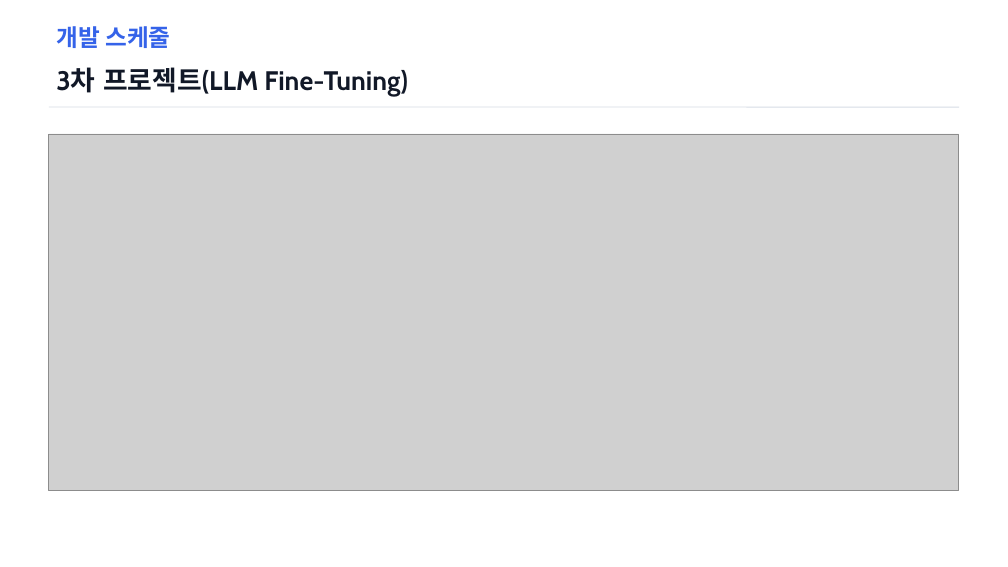
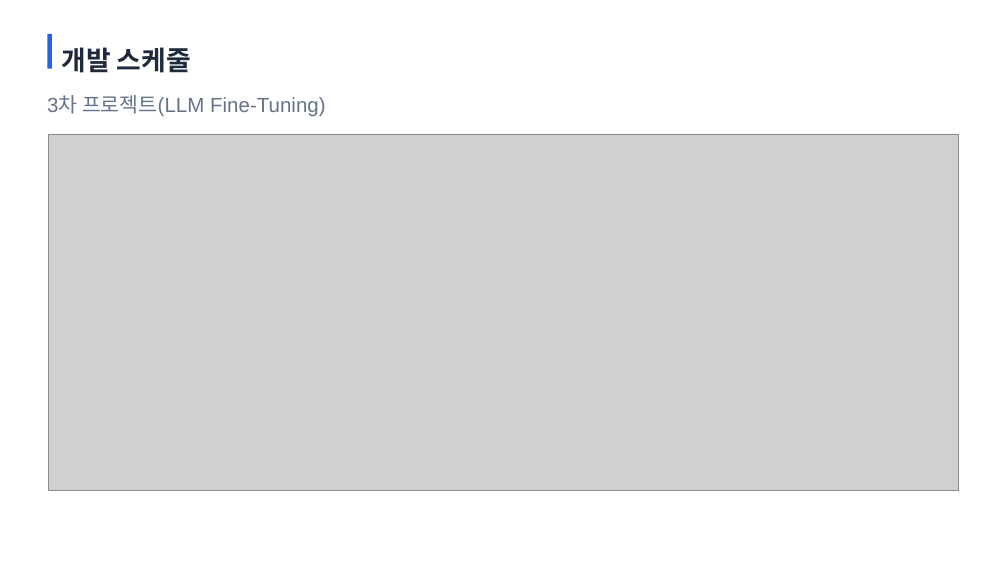
Before and after one commit to ahnjh97/JeongHyunAhn-AI-Project, a slide deck: slide 13 of 1. 프로젝트 수행 결과서.pptx. Drawn at 1008x567 pixels with LibreOffice and Linux fonts; fonts in the diff are those of the drawing; grey boxes stand for pictures; background and template pictures are left out. Boxes give left, top, right and bottom in pixels: in the first picture for what was removed or moved away, otherwise in the second. Text is boxed around its words. In the diff, an @@ line names an element or a change of style, - is before the commit and + after.

```diff
--- a/1. 프로젝트 수행 결과서.pptx
+++ b/1. 프로젝트 수행 결과서.pptx
@@ rectangle added at bbox=[47, 34, 51, 69], fill #2563EB @@
@@ text "개발 스케줄": place and size @@
-text "개발 스케줄" at bbox=[56, 26, 170, 48]
+text "개발 스케줄" at bbox=[61, 47, 191, 73]
@@ text "개발 스케줄" at bbox=[61, 47, 191, 73]: size 22.5 to 25.5 pt, font Cabin to Arial, text colour #3563E9 to #1E293B; line spacing 1 to 1.3 @@
@@ text "3차 프로젝트(LLM Fine-Tuning)": place and size @@
-text "3차 프로젝트(LLM Fine-Tuning)" at bbox=[56, 67, 408, 97]
+text "3차 프로젝트(LLM Fine-Tuning)" at bbox=[47, 95, 325, 116]
@@ text "3차 프로젝트(LLM Fine-Tuning)" at bbox=[47, 95, 325, 116]: size 25.5 to 19.5 pt, font Cabin to Arial, text colour #111827 to #64748B, bold off @@
@@ line removed from (49, 107) to (960, 107) @@
```
Also in this commit, not shown: 26 other slides changed, 8 slides added, 10 slides removed.
